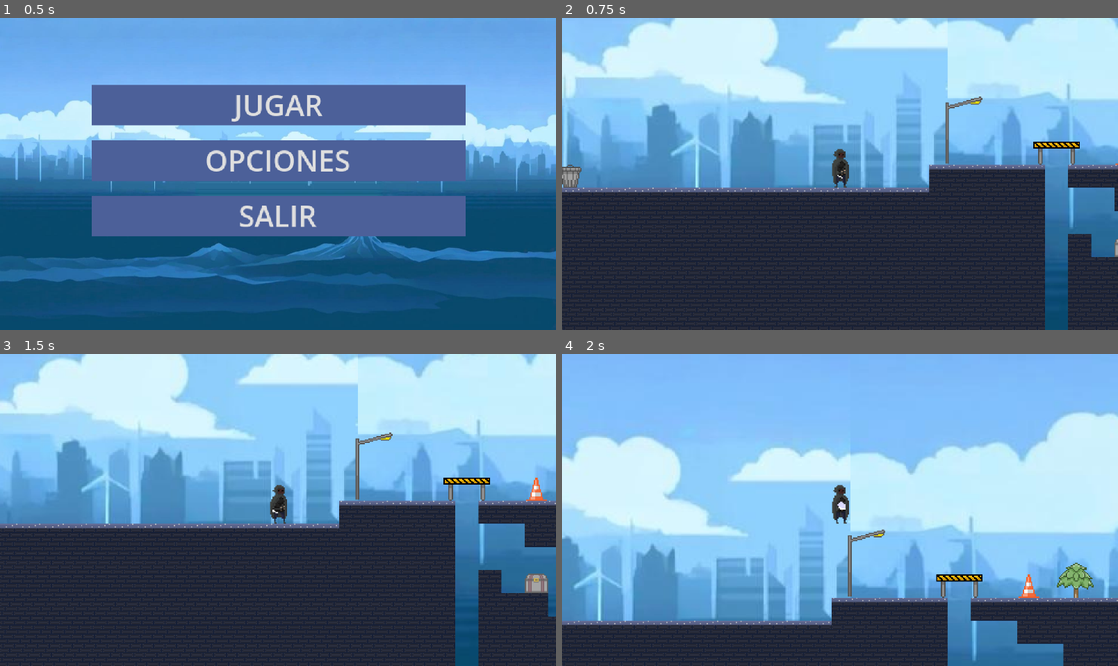
Above: before the commit, frames 1-4 (two rows, left to right).
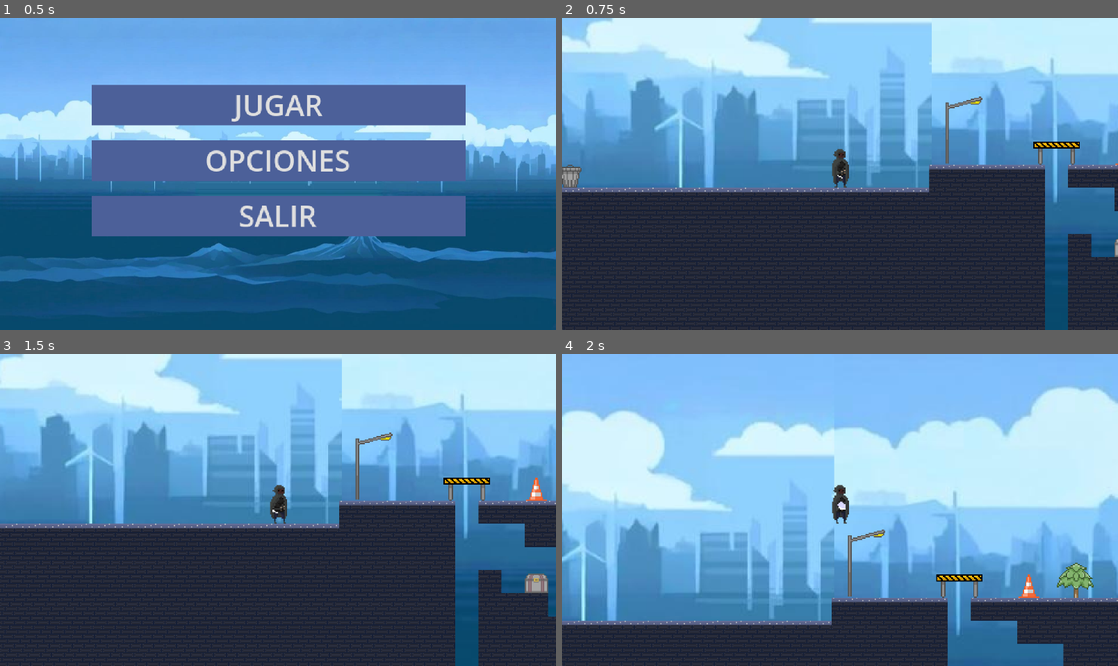
Above: after the commit, the same moments.

Repository: JuMad-SE/UNALVentura
Game: Godot game, scene res://Scenes/menu.tscn
Two runs of this game, one before a commit and one after it. Both use one fixed random seed, a clock stepped at 60 frames per second and the inputs below.
Inputs:
- Up to frame 1 (0.5 s): no input
- Up to frame 2 (0.75 s): click "JUGAR" at 0.5 s
- Up to frame 3 (1.5 s): tap Enter at 1.25 s; hold Right (move_right) from 1.28 s (still down); tap Z (attack) at 1.35 s
- Up to frame 4 (2 s): keep holding Right (move_right); tap Space (jump) at 1.52 s

Frame 1 is identical in both runs. In frame 2, 25% of the frame differs, in the area x 0-100%, y 0-79%; in frame 3, 25%; in frame 4, 30%, in the area x 0-100%, y 10-99%.

Commit message:
Add respawn sound effect and new city upper texture

Diff:
--- a/Scenes/level_1.tscn
+++ b/Scenes/level_1.tscn
@@ -15,6 +15,9 @@
 [ext_resource type="PackedScene" uid="uid://byun8pgsil6h2" path="res://Scenes/level_end.tscn" id="12_uy8f0"]
 [ext_resource type="Texture2D" uid="uid://drujo71y0w0s0" path="res://sprites/background/fondo2.jpeg" id="14_6ioyp"]
 [ext_resource type="AudioStream" uid="uid://cbaow3rnp6dhs" path="res://sounds/ataque.mp3" id="15_oovug"]
+[ext_resource type="Texture2D" uid="uid://ba5k4i12k7858" path="res://sprites/ciudadUpper.jpeg" id="15_pjppf"]
+[ext_resource type="AudioStream" uid="uid://bxm5qethe7rp4" path="res://sounds/perder.mp3" id="16_8i23i"]
+[ext_resource type="AudioStream" uid="uid://cd5tasyu8of66" path="res://sounds/inicio de juego.mp3" id="17_8yhm2"]
 
 [sub_resource type="TileSetAtlasSource" id="TileSetAtlasSource_6ioyp"]
 texture = ExtResource("3_xrdnt")
@@ -116,6 +119,7 @@
 position = Vector2(17, 13)
 tile_map_data = PackedByteArray("AAALABIAAQABAAAAAAAMABIAAQABAAAAAAANABIAAQABAAAAAAAOABIAAQABAAAAAAAPABIAAQABAAAAAAAQAB …(12432 unchanged characters)…
 tile_set = SubResource("TileSet_6ssoq")
+
 [node name="music" type="AudioStreamPlayer" parent="."]
 
 [node name="AudioStreamPlayer" type="AudioStreamPlayer" parent="."]
@@ -139,11 +143,24 @@
 motion_mirroring = Vector2(626, 0)
 
 [node name="Sprite2D" type="Sprite2D" parent="ParallaxBackground/ParallaxLayer"]
-position = Vector2(-253, -25)
+position = Vector2(-267, -47)
 texture = ExtResource("14_6ioyp")
 centered = false
+
+[node name="Sprite2D2" type="Sprite2D" parent="ParallaxBackground/ParallaxLayer"]
+position = Vector2(469, -90)
+rotation = 3.14159
+texture = ExtResource("15_pjppf")
+
+[node name="Sprite2D3" type="Sprite2D" parent="ParallaxBackground/ParallaxLayer"]
+position = Vector2(469, -176)
+texture = ExtResource("15_pjppf")
 
 [node name="attack" type="AudioStreamPlayer" parent="."]
 stream = ExtResource("15_oovug")
 
 [node name="youLostSound" type="AudioStreamPlayer" parent="."]
+stream = ExtResource("16_8i23i")
+
+[node name="respawn" type="AudioStreamPlayer" parent="."]
+stream = ExtResource("17_8yhm2")
--- a/scripts/player.gd
+++ b/scripts/player.gd
@@ -8,6 +8,7 @@
 @onready var you_lost_sound = $"../youLostSound"
 @onready var attack_sound = $"../attack"
 @onready var stepSound = $"../step"
+@onready var respawn_sound = $"../respawn"
 @onready var attack_area = $AttackArea # Área de colisión para el ataque (deberás crearla)
 @export var invulnerability_duration:float = 1.0  # Duración de la inmunidad en segundos
 
@@ -164,3 +165,4 @@
 	is_dead = false
 	set_physics_process(true)
 	get_tree().call_group("death_ui","hide")
+	respawn_sound.play()
Not shown: 1 places in Scenes/level_1.tscn that only renumber resources
Binary file added: sprites/ciudadUpper.jpeg
Not shown, added: sprites/ciudadUpper.jpeg.import
Not shown, changed: sounds/inicio de juego.mp3
